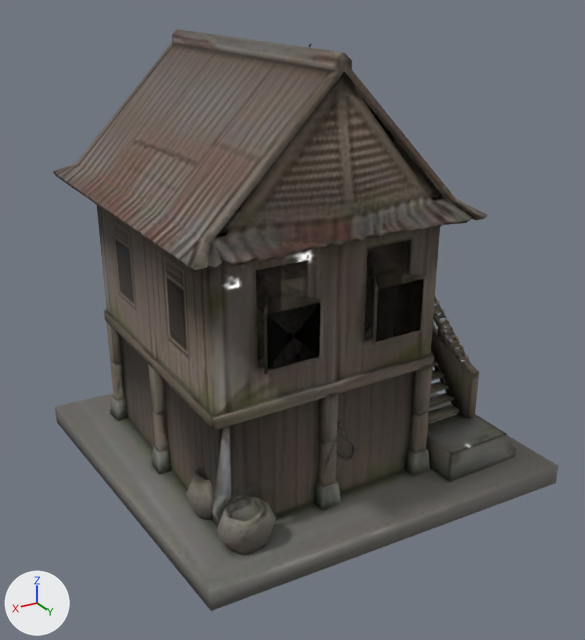
One commit to the glTF model game/models/env/khmer_stilt_house.glb: the scene before it, then after it.
The view is the same before and after, from a 50 mm lens placed at (9.65, 16.32, 11.93), pointed at (0.17, 0.52, 4.04). The axes (+X, +Y, +Z) are drawn at lower left. The lights are the same throughout. The older version comes first. Vertices at exactly the same position are counted once.

Names of what the first picture shows: 'Body'.
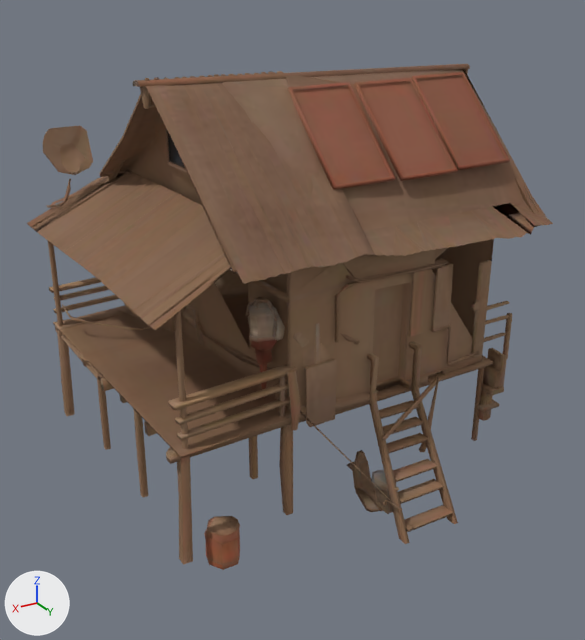
What differs and where, as boxes (x1, y1, x2, y2) in the pictures (585 x 640 px):
'Body', surface changed, reshaped (13% shorter): before (53, 29, 558, 611); after (27, 64, 553, 570)
part 1 of me_mesh_0, rebuilt (21% wider, 21% shorter): before (53, 29, 489, 527); after (27, 69, 553, 464)
part 2 of me_mesh_0, deleted: before (106, 44, 474, 520)
part 3 of me_mesh_0, reshaped: before (55, 296, 558, 611); after (43, 64, 539, 570)

The change, as a list of edits to the scene's bpy script:
```text
Add img_khmer_stilt_house_basecolor:
    img_khmer_stilt_house_basecolor = load_image('khmer_stilt_house_basecolor', '_unpacked/khmer_stilt_house_basecolor', 512, 512, 'sRGB')
Change mat_body:
    remove # nodes: BsdfPrincipled, NormalMap, OutputMaterial, SeparateColor, TexImage x4
    remove # uses the picture img_color_4b3333fd_3370_4096_9a0b_0d9c34279153
    nodes: BsdfPrincipled, OutputMaterial, TexImage x2
    uses the picture img_khmer_stilt_house_basecolor
    remove # uses the picture img_normalgl_4b3333fd_3370_4096_9a0b_0d9c34279153
    remove # uses the picture img_orm_4b3333fd_3370_4096_9a0b_0d9c34279153
Change me_mesh_0:
    used by ob_body; location = (0.0, 0.0, 0.0)
    remove me_mesh_0.from_pydata(...)  # 2251 vertices, 4384 faces; spans x -5.0..5.0, y -4.9..4.9, z 0.0..10.58
    add me_mesh_0.from_pydata(...)  # 2109 vertices, 3355 faces; spans x -5.11..5.11, y -5.12..5.12, z 0.0..9.91
    me_mesh_0 part 1: the loose piece of 334 vertices spanning x -4.01..4.23, y -4.9..4.09, z 0.5..10.58 is rebuilt with 593 vertices and now spans x -5.11..5.11, y -5.12..4.0, z 2.9..9.91
    me_mesh_0 part 2: 35 loose pieces with 1791 vertices, spanning x -4.65..3.8, y -3.67..3.72, z 0.5..10.25, are deleted
    me_mesh_0 part 3: 126 vertices removed from x -5.0..5.0, y -4.63..4.9, z 0.0..10.25; 1516 vertices added at x -5.06..4.89, y -4.7..5.12, z 0.0..9.86
```
